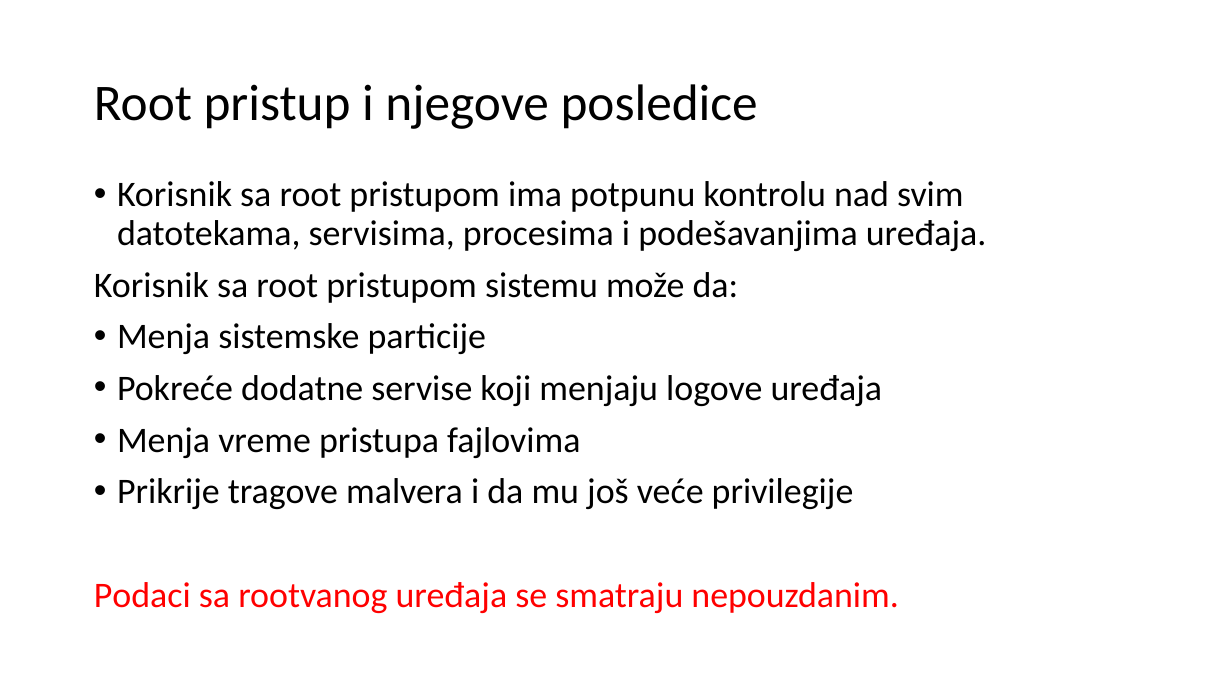
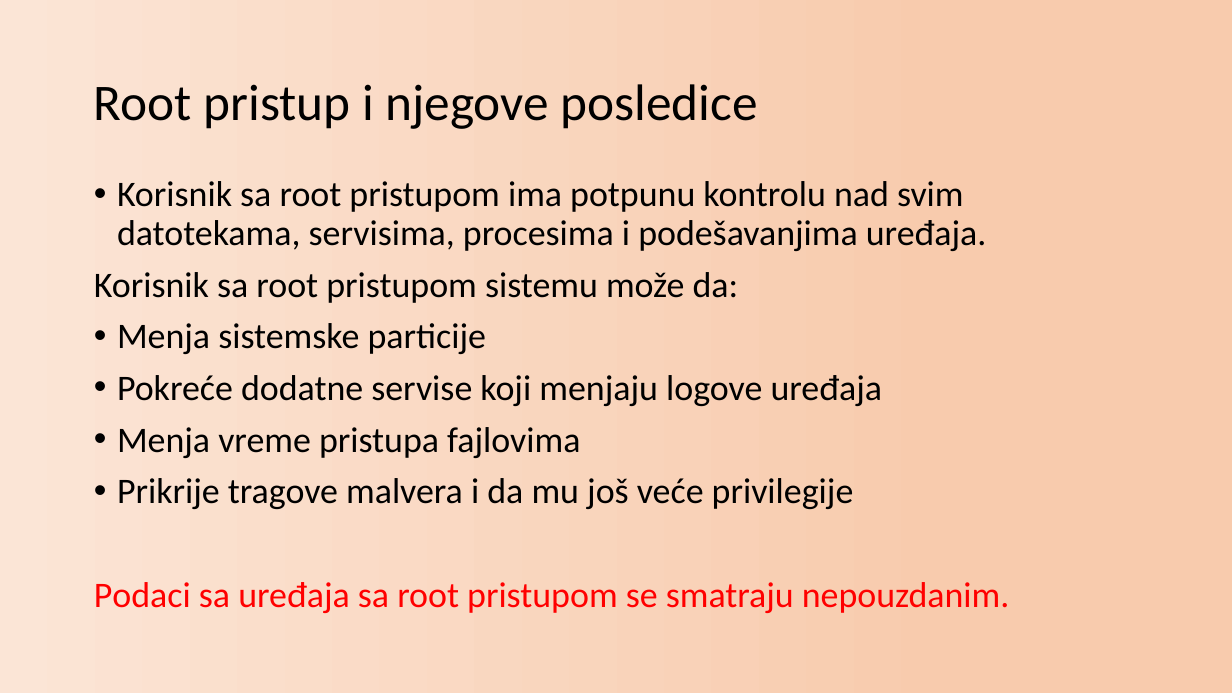
Before and after one commit to zvasiccc/DigitalnaForenzika, a slide deck: slide 6 of Primena ADB alata u analizi Android uređaja.pptx (slide 5 before the commit). Drawn at 1232x693 pixels with LibreOffice and Linux fonts; fonts in the diff are those of the drawing. Boxes give left, top, right and bottom in pixels: in the first picture for what was removed or moved away, otherwise in the second. Text is boxed around its words. In the diff, an @@ line names an element or a change of style, - is before the commit and + after.

```diff
--- a/Primena ADB alata u analizi Android uređaja.pptx
+++ b/Primena ADB alata u analizi Android uređaja.pptx
@@ background #FFFFFF to gradient #FBE5D6 to #F8CBAD @@
@@ text at <box>94,582,1010,613</box>: text changed @@
-Podaci sa rootvanog uređaja se smatraju nepouzdanim.
+Podaci sa uređaja sa root pristupom se smatraju nepouzdanim.
```
Also in this commit, not shown: 13 other slides changed, 2 slides added, 2 other files.
